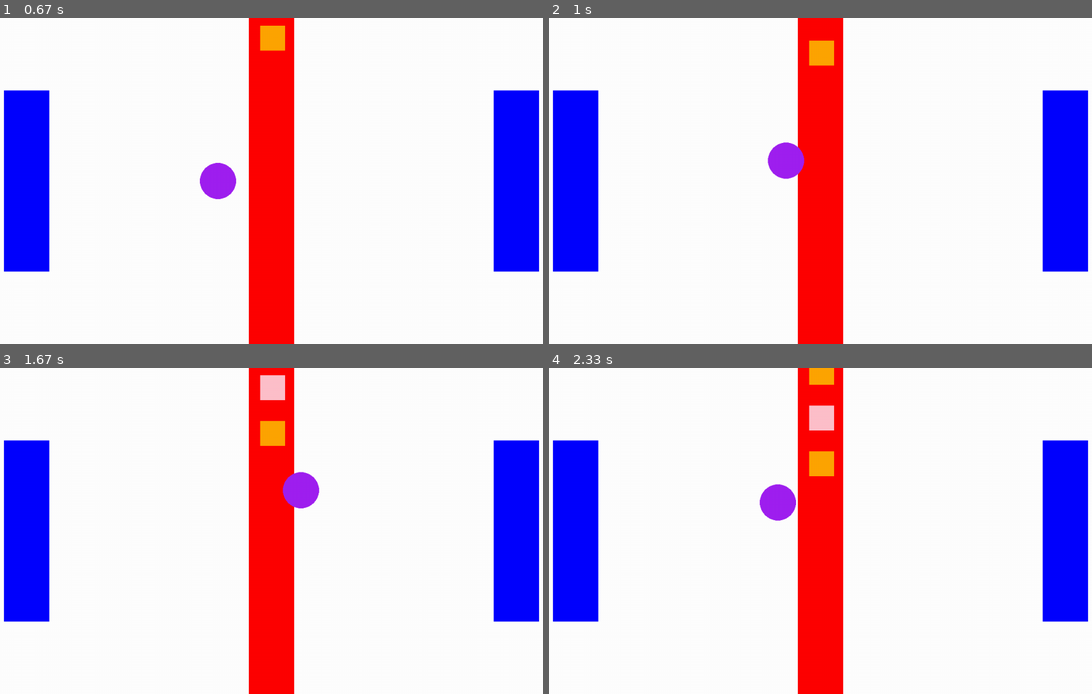
Above: before the commit, frames 1-4 (two rows, left to right).
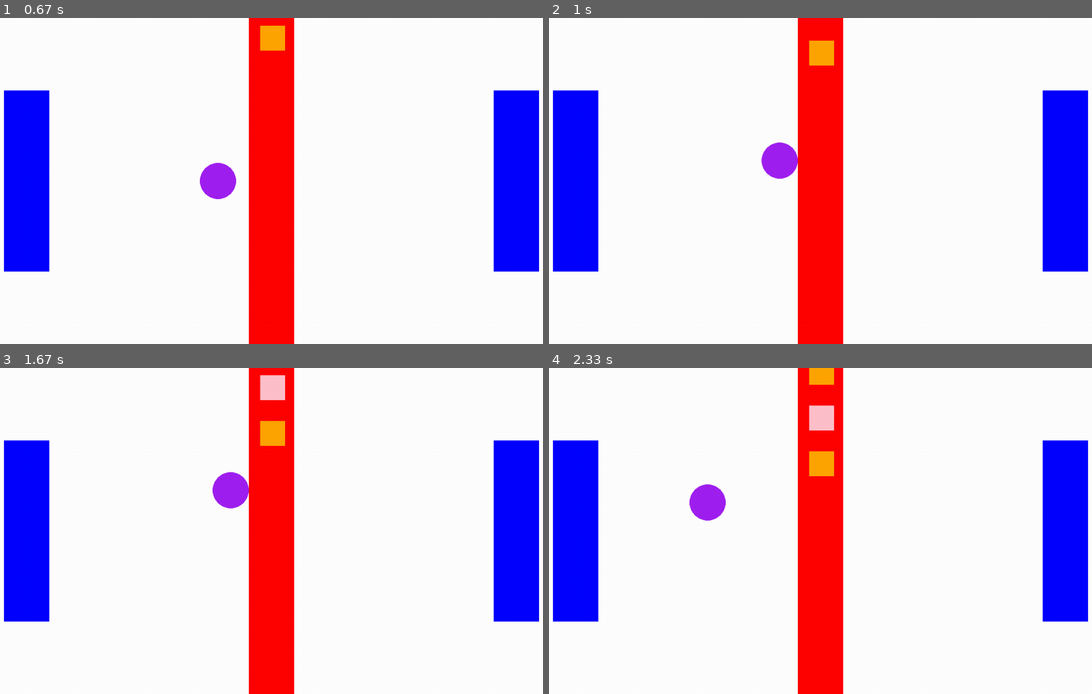
Above: after the commit, the same moments.

Repository: michlima/pygame-project
Game: pygame game, started from main.py
The game is run twice, just before and just after one commit, with the same random seed, the same clock (stepped at 60 frames per second) and the same inputs.
Inputs:
- Up to frame 1 (0.67 s): hold D from 0.33 s (still down)
- Up to frame 2 (1 s): release D at 0.8 s; hold W from 0.83 s (still down)
- Up to frame 3 (1.67 s): release W at 1.13 s; hold D 1.17-1.63 s
- Up to frame 4 (2.33 s): hold A 1.67-2.2 s; hold S from 2.23 s (still down)

Frame 1 is identical in both runs. In frame 2, 0.3% of the frame differs, in the area x 39-48%, y 38-50%; in frame 3, 1.2%, in the area x 39-59%, y 31-44%; in frame 4, 1.2%.

Commit message:
boarders updated

Diff:
--- a/main.py
+++ b/main.py
@@ -120,6 +120,12 @@
             if player_one_box != False:
                 player_one_box["rect"].x += 3
 
+        if player_pos.x > screen.get_width() / 2 - 50 - PLAYER_RADIUS:
+            player_pos.x = screen.get_width() / 2 - 50 - PLAYER_RADIUS
+
+        if player_pos.x < 50 + 100 + PLAYER_RADIUS:
+            player_pos.x = 50 + 100 + PLAYER_RADIUS
+
 
         if player_pos.x < PLAYER_RADIUS:    #Restricts the player from moving of the left side of the screen
             player_pos.x = PLAYER_RADIUS
